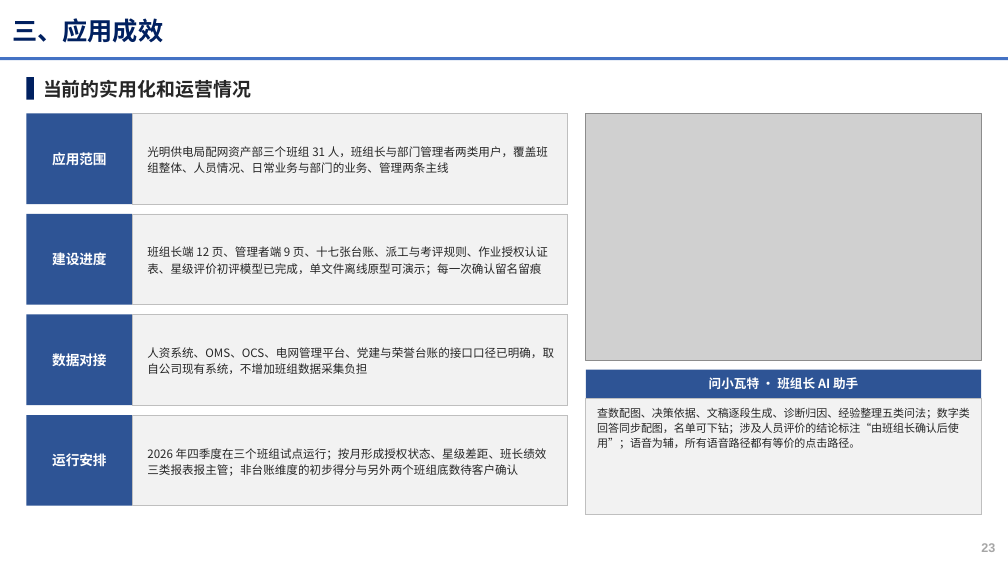
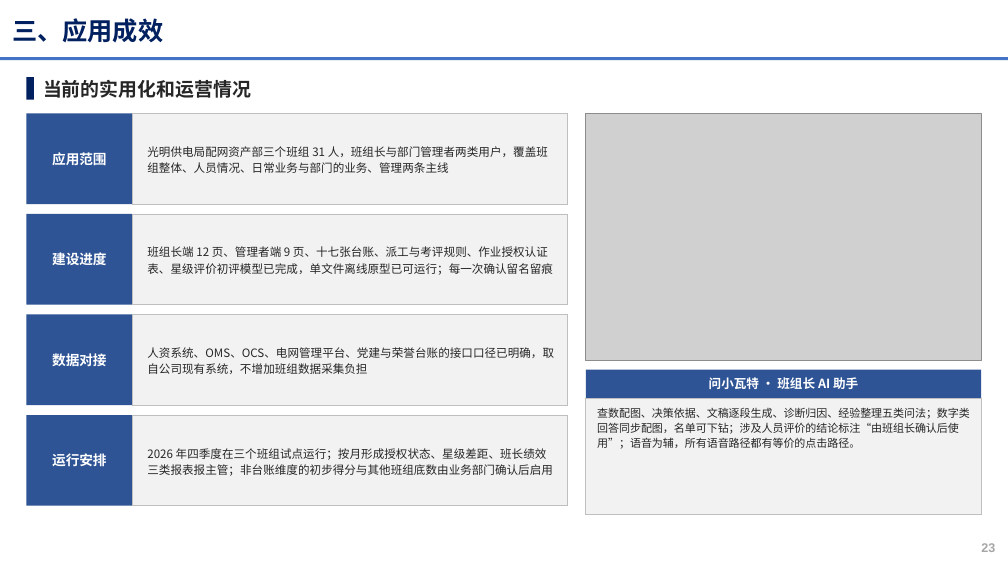
Before and after one commit to michael4949/-, a slide deck: slide 23 of xiaowatt/docs/正式交付物/申报PPT_高效班组管理助手_班组数字画像与班组长AI助手_V3.0.pptx. Drawn at 1008x567 pixels with LibreOffice and Linux fonts; fonts in the diff are those of the drawing; grey boxes stand for pictures; background and template pictures are left out. Boxes give left, top, right and bottom in pixels: in the first picture for what was removed or moved away, otherwise in the second. Text is boxed around its words. In the diff, an @@ line names an element or a change of style, - is before the commit and + after.

```diff
--- a/xiaowatt/docs/正式交付物/申报PPT_高效班组管理助手_班组数字画像与班组长AI助手_V3.0.pptx
+++ b/xiaowatt/docs/正式交付物/申报PPT_高效班组管理助手_班组数字画像与班组长AI助手_V3.0.pptx
@@ text at <box>147,246,553,275</box>: text changed @@
-班组长端 12 页、管理者端 9 页、十七张台账、派工与考评规则、作业授权认证表、星级评价初评模型已完成，单文件离线原型可演示；每一次确认留名留痕
+班组长端 12 页、管理者端 9 页、十七张台账、派工与考评规则、作业授权认证表、星级评价初评模型已完成，单文件离线原型已可运行；每一次确认留名留痕
@@ text at <box>147,448,553,476</box>: text changed @@
-2026 年四季度在三个班组试点运行；按月形成授权状态、星级差距、班长绩效三类报表报主管；非台账维度的初步得分与另外两个班组底数待客户确认
+2026 年四季度在三个班组试点运行；按月形成授权状态、星级差距、班长绩效三类报表报主管；非台账维度的初步得分与其他班组底数由业务部门确认后启用
```
Also in this commit, not shown: 9 other slides changed, 11 other files.
